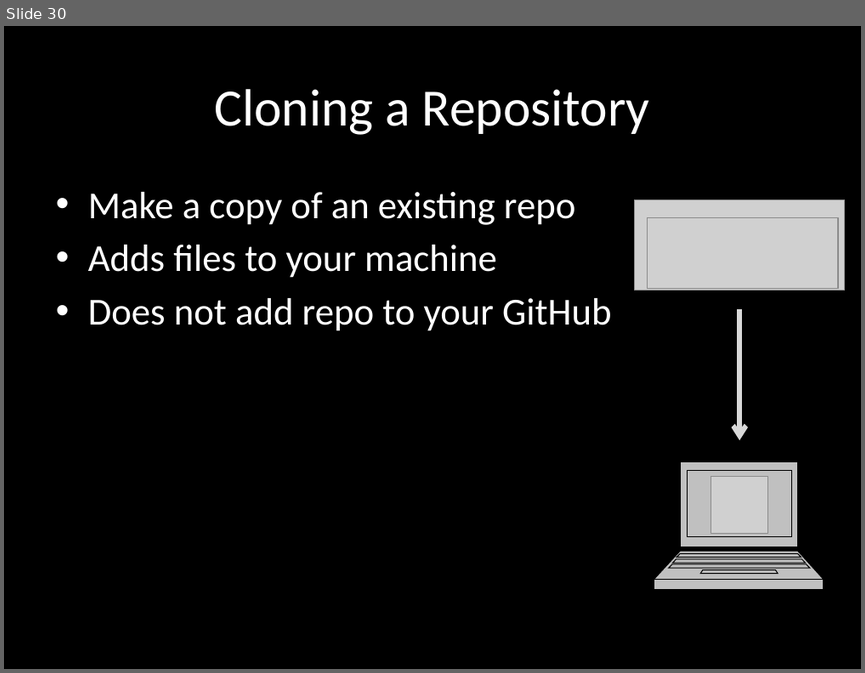
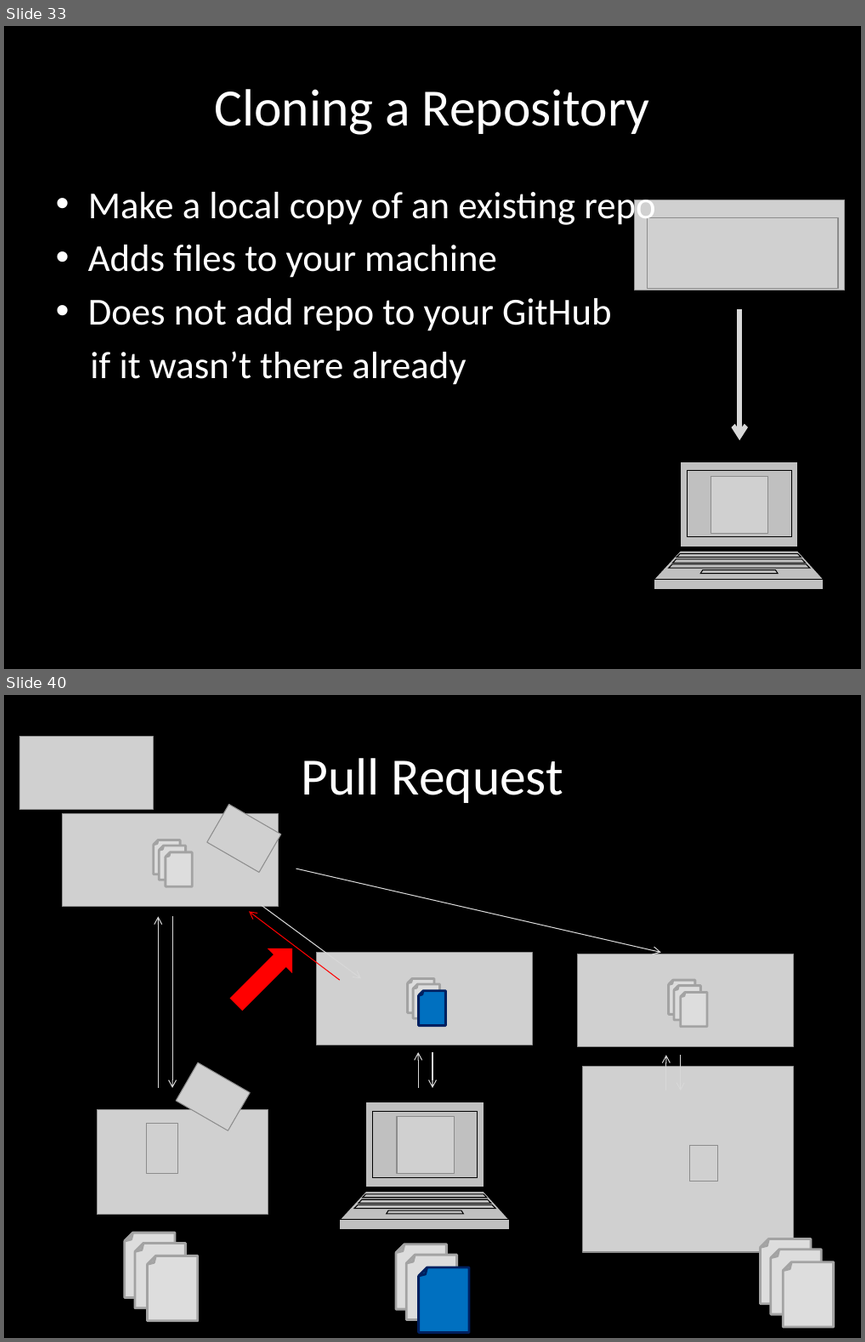
Before and after one commit to vgdev/git-guide, a slide deck: Git.pptx. Shown one above the other, each under a label of ours: slide 30 before the commit, slides 33 and 40 after it; the slides between them are not shown. The pictures are 865x673 and 865x1342 pixels, drawn with LibreOffice and Linux fonts; fonts in the diff are those of the drawing; grey boxes stand for pictures. Boxes give left, top, right and bottom in pixels: in the first picture for what was removed or moved away, otherwise in the second. Text is boxed around its words. In the diff, an @@ line names an element or a change of style, - is before the commit and + after.

```diff
--- a/Git.pptx
+++ b/Git.pptx
@@ slide 40 added at bbox=[4, 695, 861, 1338], background #000000 @@
@@ title added at bbox=[301, 758, 563, 803], 44 pt, text #FFFFFF @@
+Pull Request
@@ arrow added from (296, 868) to (661, 952), #D8D8D8 0.75 pt @@
@@ arrow added from (340, 980) to (249, 911), #FF0000 0.75 pt @@
@@ arrow added from (261, 905) to (361, 979), #D8D8D8 0.75 pt @@
@@ down arrow added at bbox=[223, 936, 305, 1017], fill #FF0000 @@
@@ picture added at bbox=[317, 952, 533, 1044] @@
@@ folded corner added at bbox=[408, 979, 434, 1013], fill #DDDDDD, outline #A3A3A3 2 pt @@
@@ folded corner added at bbox=[413, 984, 439, 1018], fill #DDDDDD, outline #A3A3A3 2 pt @@
@@ folded corner added at bbox=[419, 991, 445, 1025], fill #0070C0, outline #002060 2 pt @@
@@ group added at bbox=[577, 953, 793, 1046]: 3 folded corners, 1 picture @@
@@ group added at bbox=[19, 737, 281, 1321]: 6 pictures, 6 folded corners, 2 arrows @@
@@ arrow added from (418, 1088) to (418, 1052), #D8D8D8 0.75 pt @@
@@ arrow added from (432, 1052) to (432, 1088), #D8D8D8 0.75 pt @@
@@ arrow added from (666, 1091) to (666, 1055), #D8D8D8 0.75 pt @@
@@ arrow added from (680, 1055) to (680, 1091), #D8D8D8 0.75 pt @@
@@ group added at bbox=[340, 1066, 793, 1252]: 3 pictures, 1 freeform shape @@
@@ folded corner added at bbox=[396, 1244, 446, 1310], fill #DDDDDD, outline #A3A3A3 2 pt @@
@@ folded corner added at bbox=[406, 1254, 456, 1320], fill #DDDDDD, outline #A3A3A3 2 pt @@
@@ folded corner added at bbox=[760, 1238, 811, 1304], fill #DDDDDD, outline #A3A3A3 2 pt @@
@@ folded corner added at bbox=[771, 1249, 822, 1315], fill #DDDDDD, outline #A3A3A3 2 pt @@
@@ folded corner added at bbox=[419, 1267, 469, 1333], fill #0070C0, outline #002060 2 pt @@
@@ folded corner added at bbox=[783, 1261, 834, 1327], fill #DDDDDD, outline #A3A3A3 2 pt @@
@@ what was slide 30 is now slide 33 @@
@@ slide 33 changed as well @@
@@ text at bbox=[88, 192, 656, 228]: text changed @@
-• Make a copy of an existing repo
+• Make a local copy of an existing repo
@@ text at bbox=[90, 351, 466, 385]: paragraph added @@
+if it wasn’t there already
```
Also in this commit, not shown: 6 other slides changed, 12 other slides added.
